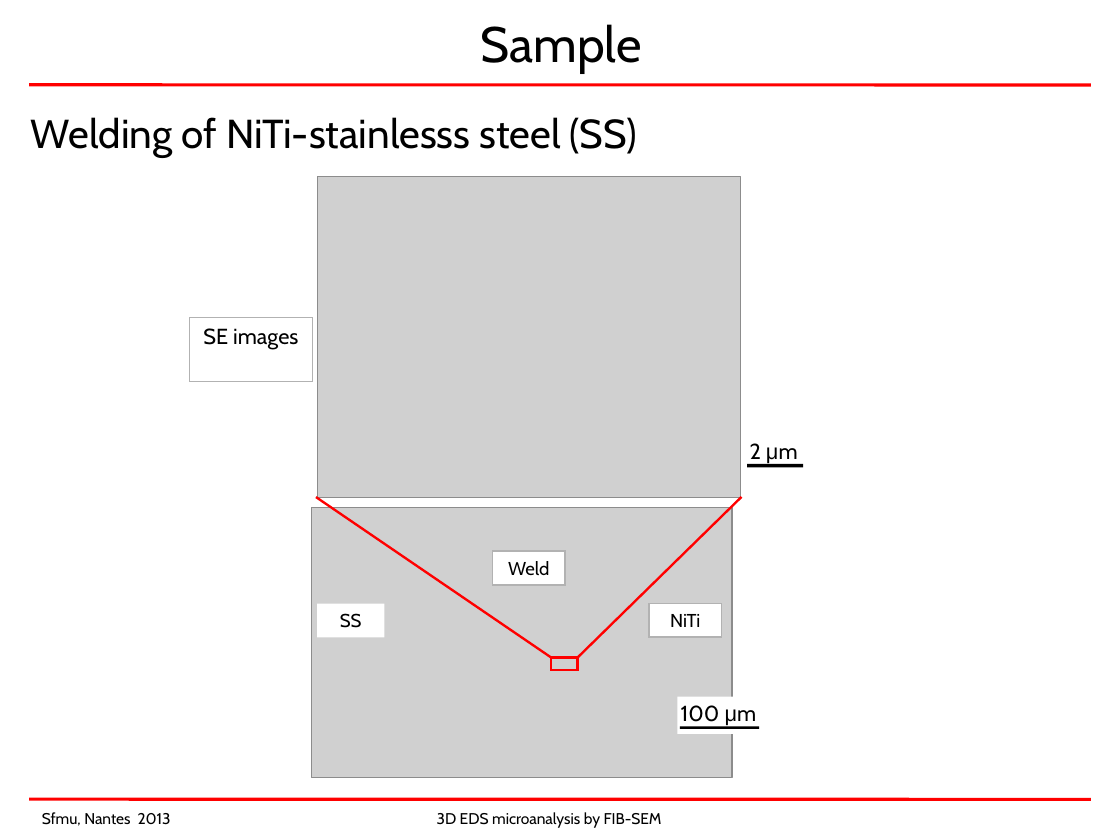
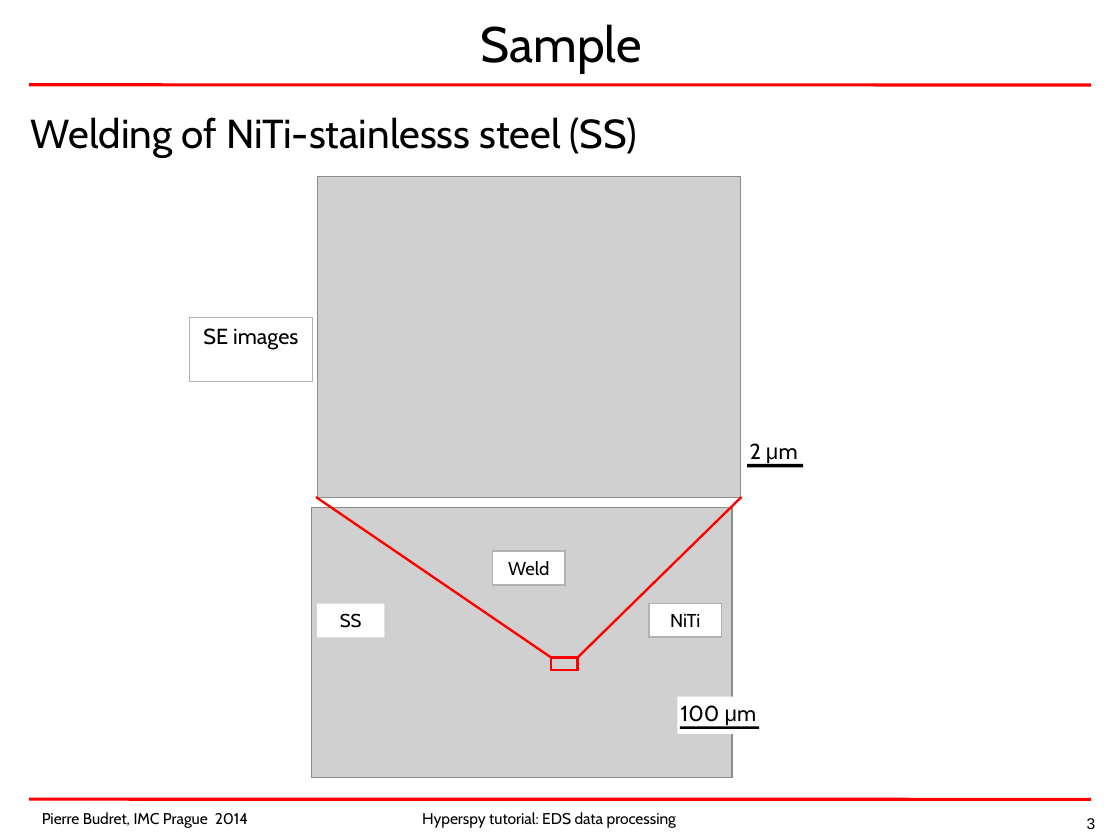
Before and after one commit to hyperspy/hyperspy-demos, a slide deck: slide 3 of electron_microscopy/EDS/PBurdet_EDS_tutorial_IMC_2014.ppt. Drawn at 1120x840 pixels with LibreOffice and Linux fonts; fonts in the diff are those of the drawing; grey boxes stand for pictures. Boxes give left, top, right and bottom in pixels: in the first picture for what was removed or moved away, otherwise in the second. Text is boxed around its words. In the diff, an @@ line names an element or a change of style, - is before the commit and + after.

```diff
--- a/electron_microscopy/EDS/PBurdet_EDS_tutorial_IMC_2014.ppt
+++ b/electron_microscopy/EDS/PBurdet_EDS_tutorial_IMC_2014.ppt
@@ text at [42, 812, 248, 828]: text changed @@
-Sfmu, Nantes 2013
+Pierre Budret, IMC Prague 2014
@@ text at [422, 812, 676, 828]: text changed @@
-3D EDS microanalysis by FIB-SEM
+Hyperspy tutorial: EDS data processing
@@ text added at [1087, 818, 1096, 829], 10 pt, text #000000 @@
+3
```
Also in this commit, not shown: 3 other slides changed, 1 other file.
